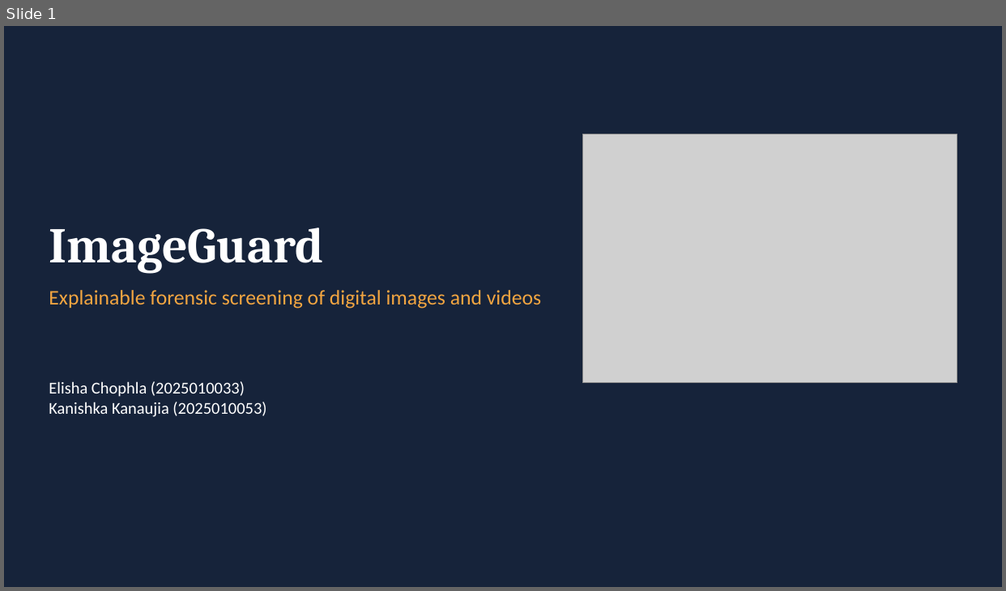
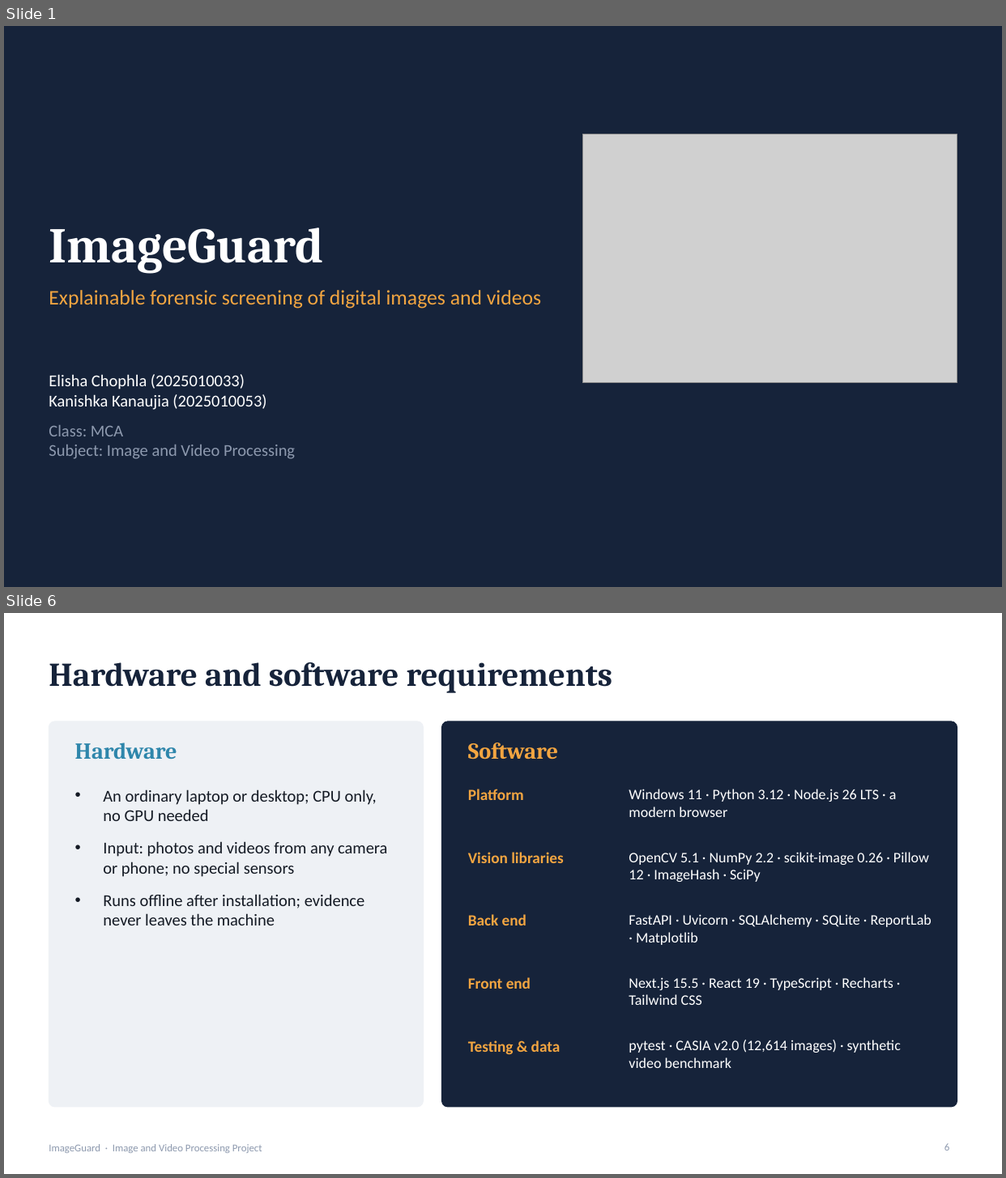
Before and after one commit to kankanaujia/ImageGuard-IVP-Project, a slide deck: documentation/ImageGuard_Presentation.pptx. Shown one above the other, each under a label of ours: slide 1 before the commit, slides 1 and 6 after it; the slides between them are not shown. The pictures are 1006x591 and 1006x1178 pixels, drawn with LibreOffice and Linux fonts; fonts in the diff are those of the drawing; grey boxes stand for pictures. Boxes give left, top, right and bottom in pixels: in the first picture for what was removed or moved away, otherwise in the second. Text is boxed around its words. In the diff, an @@ line names an element or a change of style, - is before the commit and + after.

```diff
--- a/documentation/ImageGuard_Presentation.pptx
+++ b/documentation/ImageGuard_Presentation.pptx
@@ slide 6 added at <box>4,613,1002,1174</box>, background #FFFFFF @@
@@ title added at <box>49,662,613,693</box>, 32 pt, text #16233A, bold @@
+Hardware and software requirements
@@ rounded rectangle added at <box>49,722,424,1107</box>, fill #EEF1F5, outline #EEF1F5 1 pt @@
@@ rounded rectangle added at <box>442,722,957,1107</box>, fill #16233A, outline #16233A 1 pt @@
@@ text added at <box>75,743,177,759</box>, 22 pt, text #2E86AB, bold @@
+Hardware
@@ text added at <box>468,743,558,759</box>, 22 pt, text #F2A541, bold @@
+Software
@@ text added at <box>103,790,387,926</box>, 16 pt, text #141A24 @@
+• An ordinary laptop or desktop; CPU only, no GPU needed
+• Input: photos and videos from any camera or phone; no special sensors
+• Runs offline after installation; evidence never leaves the machine
@@ text added at <box>468,789,524,800</box>, 15 pt, text #F2A541, bold @@
+Platform
@@ text added at <box>629,789,897,817</box>, 14 pt, text #FFFFFF @@
+Windows 11 · Python 3.12 · Node.js 26 LTS · a modern browser
@@ text added at <box>468,852,564,863</box>, 15 pt, text #F2A541, bold @@
+Vision libraries
@@ text added at <box>629,852,929,882</box>, 14 pt, text #FFFFFF @@
+OpenCV 5.1 · NumPy 2.2 · scikit-image 0.26 · Pillow 12 · ImageHash · SciPy
@@ text added at <box>468,914,526,926</box>, 15 pt, text #F2A541, bold @@
+Back end
@@ text added at <box>629,914,931,945</box>, 14 pt, text #FFFFFF @@
+FastAPI · Uvicorn · SQLAlchemy · SQLite · ReportLab · Matplotlib
@@ text added at <box>468,977,530,989</box>, 15 pt, text #F2A541, bold @@
+Front end
@@ text added at <box>629,977,893,1005</box>, 14 pt, text #FFFFFF @@
+Next.js 15.5 · React 19 · TypeScript · Recharts · Tailwind CSS
@@ text added at <box>468,1041,560,1055</box>, 15 pt, text #F2A541, bold @@
+Testing & data
@@ text added at <box>629,1040,901,1068</box>, 14 pt, text #FFFFFF @@
+pytest · CASIA v2.0 (12,614 images) · synthetic video benchmark
@@ text added at <box>49,1144,262,1153</box>, 10 pt, text #8D99AE @@
+ImageGuard · Image and Video Processing Project
@@ page number added at <box>944,1144,949,1151</box>, 10 pt, text #8D99AE @@
+6
@@ slide 1 changed as well @@
@@ text "Elisha Chophla (2025010033)": place and size @@
-text "Elisha Chophla (2025010033)" at <box>49,382,266,417</box>
+text "Elisha Chophla (2025010033)" at <box>49,374,295,459</box>
@@ text at <box>49,425,295,459</box>: paragraphs added @@
+Class: MCA
+Subject: Image and Video Processing
```
Also in this commit, not shown: 11 other slides changed, 5 other slides added, 3 slides removed, 30 other files.
